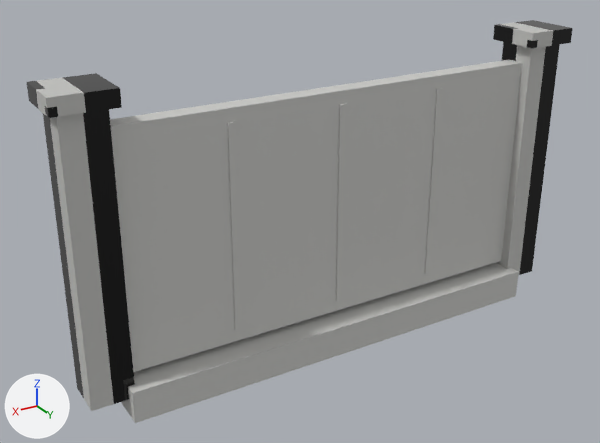
Before and after pictures for a commit that changed the glTF model public/assets/rebuild/spread/wall-bay.glb.
Before and after are seen from a camera (50 mm lens) standing at (8.61, 4.96, 3.45) and looking at (5.58, -0.1, 0.92). Lighting does not change. The marker at lower left points along +X, +Y and +Z. The picture after the commit comes second. Vertices at exactly the same position are counted once.

Before the edit, the objects in view are built like this:
```python
me_cube_130 = bpy.data.meshes.new('Cube.130')
me_cube_130.from_pydata(...)  # 72 vertices, 108 faces; spans x -0.22..4.06, y -0.25..0.25, z -1.19..1.17
# faces by material slot: [48, 60]
me_cube_130.materials.append(mat_concretepillar)
me_cube_130.materials.append(mat_concretepanel)
ob_wall_bay = bpy.data.objects.new('wall_bay', me_cube_130)
ob_wall_bay.location = (3.4, 0.0, 1.05)
```
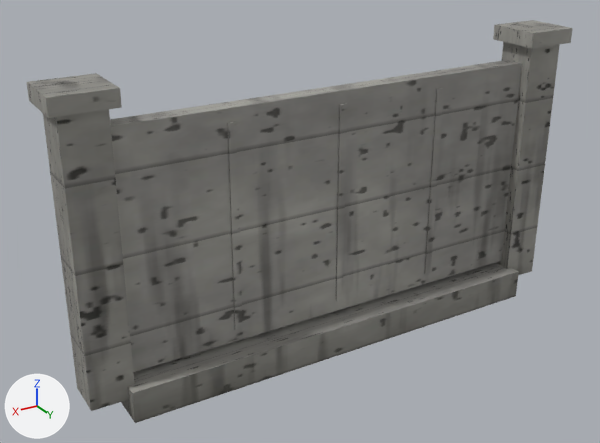
Where the change shows, as pixel boxes (x1, y1, x2, y2) in the pictures (600 x 443 px):
```json
{"object": "wall_bay", "change": "recoloured, surface changed", "before": [27, 20, 573, 423], "after": [27, 20, 573, 423], "on screen": "darker"}
{"part": 1, "of": "me_cube_130", "change": "recoloured", "before": [27, 20, 573, 411], "after": [27, 20, 573, 411]}
{"part": 2, "of": "me_cube_130", "change": "recoloured", "before": [110, 60, 522, 423], "after": [110, 60, 522, 423], "on screen": "darker"}
{"part": 3, "of": "me_cube_130", "change": "surface changed", "before": [27, 20, 573, 423], "after": [27, 20, 573, 423], "on screen": "darker"}
```

The change, as JSON lines over the scene's bpy script:
```json
{"op": "add", "block": "img_wall_atlas_bc", "code": ["img_wall_atlas_bc = load_image('wall_atlas_BC', '_unpacked/wall_atlas_BC', 512, 512, 'sRGB')"]}
{"op": "add", "block": "img_wall_atlas_n", "code": ["img_wall_atlas_n = load_image('wall_atlas_N', '_unpacked/wall_atlas_N', 512, 512, 'Non-Color')"]}
{"op": "add", "block": "mat_wallconcreteatlas", "code": ["mat_wallconcreteatlas = bpy.data.materials.new('WallConcreteAtlas')", "# uses the picture img_wall_atlas_bc", "# uses the picture img_wall_atlas_n"]}
{"block": "me_cube_130", "where": "me_cube_130.from_pydata(...)  # 72 vertices, 108 faces; spans x -0.22..4.06, y -0.25..0.25, z -1.19..1.17"}
{"block": "me_cube_130", "where": "# used by ob_wall_bay; location = (3.4, 0.0, 1.05)"}
{"block": "me_cube_130", "change": "me_cube_130 part 1: all 48 faces that had it switch from mat_concretepillar to mat_wallconcreteatlas"}
{"block": "me_cube_130", "change": "me_cube_130 part 2: all 60 faces that had it switch from mat_concretepanel to mat_wallconcreteatlas"}
{"block": "me_cube_130", "change": "me_cube_130 part 3: texture (UV) coordinates of 108 of 108 faces, centred in x -0.22..4.06, y -0.25..0.25, z -1.19..1.17, changed; they spanned u -3.62..3.62, v -2.1..2.1 and now span u 0.0..1.0, v 0.0..1.0"}
```
